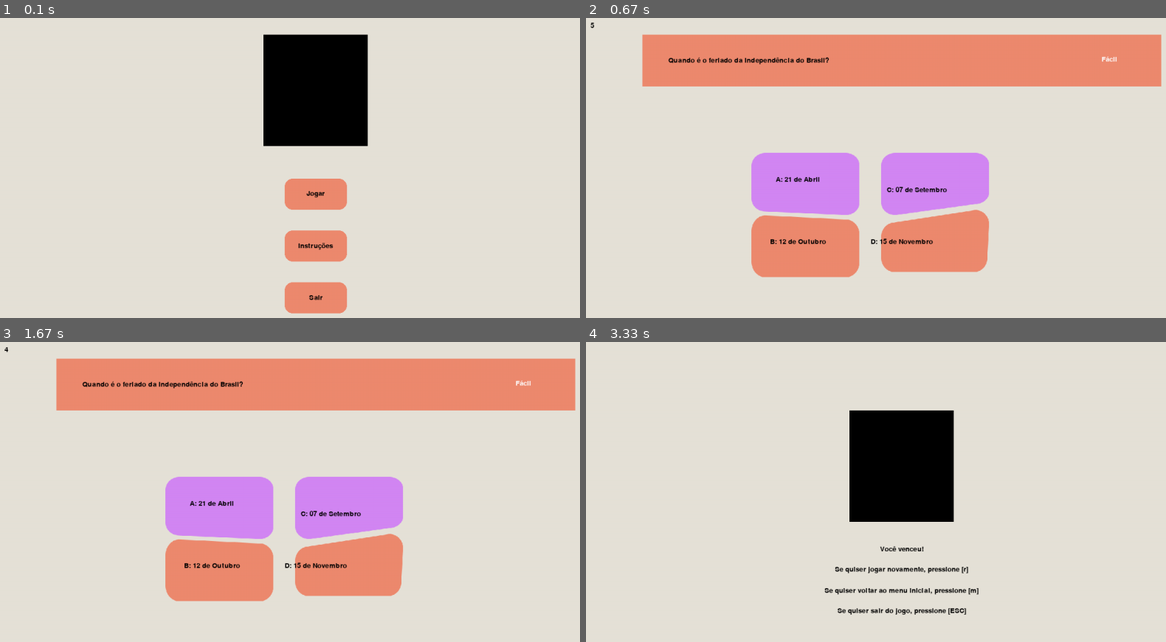
Above: before the commit, frames 1-4 (two rows, left to right).
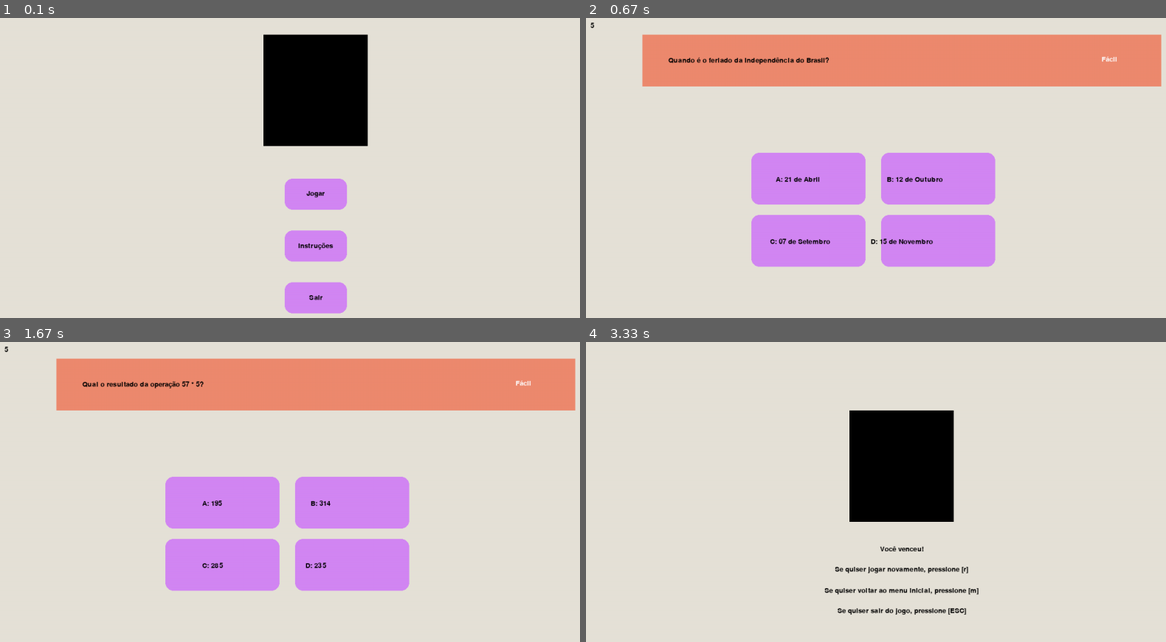
Above: after the commit, the same moments.

Repository: insper-classroom/devlife-23-1-projeto-pygame-jonas-pelegrina-gabriel-mendes
Game: pygame game, started from jogo.py
Same seed, same stepped clock (60 frames per second), same inputs: the game is played once before the commit and once after it.
Inputs (mouse positions are in pixels of both pictures, inside the frame that each line leads up to):
- Up to frame 1 (0.1 s): no input
- Up to frame 2 (0.67 s): click (899, 183) at 0.38 s
- Up to frame 3 (1.67 s): click "C: 07 de Setembro" at 0.72 s; click (220, 504) at 1.05 s, where only the run after the commit has a clickable "A: 10"; press the mouse at (220, 504) at 1.37 s; move the mouse to (197, 564) at 1.47 s; release the mouse at (168, 627) at 1.6 s
- Up to frame 4 (3.33 s): click (939, 564) at 1.72 s, where only the run after the commit has a clickable "D: 235"; click (939, 504) at 2.55 s, where only the run after the commit has a clickable "B: 314"; press the mouse at (939, 564) at 2.87 s; move the mouse to (893, 555) at 2.97 s; release the mouse at (841, 543) at 3.1 s; tap A at 3.17 s

The runs differ from the first frame. In frame 1, 3.3% of the frame differs, in the area x 48-60%, y 53-99%; in frame 2, 9.3%; in frame 3, 9.7%, in the area x 0-71%, y 1-87%; in frame 4, nothing differs.

Commit message:
Várias perguntas,Pontuação e mudança de cor do bt

Diff:
--- a/classes_e_objetos.py
+++ b/classes_e_objetos.py
@@ -14,5 +14,8 @@
             return True
         return False
 
-    def desenha(self, window):
-        draw.rect(window, LARANJA, (self.x, self.y, self.largura, self.altura),border_radius = 15)
+    def desenha(self, window, pressed):
+        if pressed == False:
+            draw.rect(window, ROXO, (self.x, self.y, self.largura, self.altura),border_radius = 15)
+        else:
+            draw.rect(window, LARANJA, (self.x, self.y, self.largura, self.altura),border_radius = 15)
--- a/jogo.py
+++ b/jogo.py
@@ -7,7 +7,6 @@
 from perguntas_e_respostas import *
 from funcoes import *
 
-
 # Inicia módulos do Pygame
 init()
 mixer.init()
@@ -48,7 +47,7 @@
 
         # Desenha botões
         for botao in botoes:
-            botao.desenha(window)
+            botao.desenha(window,False)
 
 
         # Desenha textos
@@ -101,11 +100,6 @@
 
 
         elif inicio_jogo:
-            # Criando retangulo
-            window.blit(retangulo_a,(350, 300))
-            window.blit(retangulo_b,(600, 300))
-            window.blit(retangulo_c,(350, 420))
-            window.blit(retangulo_d,(600, 410))
             # Pergunta do jogo
             draw.rect(window, LARANJA, (WIDTH/2 - 500, HEIGHT/10, 1000, 100))
             titulo = fonte_jogo.render(questao_sorteada_Fácil['titulo'], True, PRETO)
@@ -119,14 +113,26 @@
             resposta = questao_sorteada_Fácil['correta']
             #DESENHA O TITULO
             window.blit (titulo, (WIDTH/2 - 450, HEIGHT/10 - titulo.get_height()/2 + 50))
-            #DESENHA OS TEXTO DOS RETANGULOS
+            botoes_jogo = []
+            # Cria botões
+            botao_a = Botao(350, 300, 220, 100)
+            botao_b = Botao(600, 300 ,220, 100)
+            botao_c = Botao(350, 420, 220, 100)
+            botao_d = Botao(600, 420, 220, 100)
+            botoes_jogo.append(botao_a)
+            botoes_jogo.append(botao_b)
+            botoes_jogo.append(botao_c)
+            botoes_jogo.append(botao_d)
+
+            # Desenha botões
+            for botao in botoes_jogo:
+                botao.desenha(window,False)
+
+            # Desenha texto dos botões
             window.blit (opcao_a, (WIDTH/2 - opcao_a.get_width()/2 - 200, HEIGHT/10 - opcao_a.get_height()/2 + 280))
-            window.blit (opcao_b, (WIDTH/2 - opcao_b.get_width()/2 - 200, HEIGHT/10 - opcao_b.get_height()/2 + 400))
-            window.blit (opcao_c, (WIDTH/2 - opcao_c.get_width()/4, HEIGHT/10 - opcao_c.get_height()/2 + 300))
+            window.blit (opcao_b, (WIDTH/2 - opcao_c.get_width()/4, HEIGHT/10 - opcao_c.get_height()/2 + 280))
+            window.blit (opcao_c, (WIDTH/2 - opcao_b.get_width()/2 - 200, HEIGHT/10 - opcao_b.get_height()/2 + 400))
             window.blit (opcao_d, (WIDTH/2 - opcao_d.get_width()/2, HEIGHT/10 - opcao_d.get_height()/2 + 400))
-
-
-
 
             # Texto/Dificuldade
             nivel = fonte_jogo.render(questao_sorteada_Fácil['nivel'], True, BRANCO)
@@ -180,7 +186,6 @@
                         tela_de_inicio = False
                         inicio_jogo = True
                         questao_sorteada_Fácil = sorteia_questao(dicionario_classificado, 'Fácil')
-
                         # Timer do jogo
                         timer, texto = 5, '5'.rjust(3)
                         time.set_timer(USEREVENT, 1000)
@@ -205,6 +210,48 @@
                 if timer == 0:
                     inicio_jogo = False
                     tela_fim_de_jogo = True
+            if evento.type == MOUSEBUTTONUP:
+                if evento.button == 1:
+                    if botao_a.verifica_clique(evento.pos[0], evento.pos[1]):
+                        if resposta == "A":
+                            botao_a.desenha(window,True)
+                            pontuacao += 1
+                            print(pontuacao)
+                            inicio_jogo = True
+                            questao_sorteada_Fácil = sorteia_questao(dicionario_classificado, 'Fácil')
+                            # Timer do jogo
+                            timer, texto = 5, '5'.rjust(3)
+                            time.set_timer(USEREVENT, 1000)
+                    elif botao_b.verifica_clique(evento.pos[0], evento.pos[1]):
+                        if resposta == "B":
+                            botao_b.desenha(window,True)
+                            pontuacao += 1
+                            print(pontuacao)
+                            inicio_jogo = True
+                            questao_sorteada_Fácil = sorteia_questao(dicionario_classificado, 'Fácil')
+                            # Timer do jogo
+                            timer, texto = 5, '5'.rjust(3)
+                            time.set_timer(USEREVENT, 1000)
+                    elif botao_c.verifica_clique(evento.pos[0], evento.pos[1]):
+                        if resposta == "C":
+                            botao_c.desenha(window,True)
+                            pontuacao += 1
+                            print(pontuacao)
+                            inicio_jogo = True
+                            questao_sorteada_Fácil = sorteia_questao(dicionario_classificado, 'Fácil')
+                            # Timer do jogo
+                            timer, texto = 5, '5'.rjust(3)
+                            time.set_timer(USEREVENT, 1000)
+                    elif botao_d.verifica_clique(evento.pos[0], evento.pos[1]):
+                        if resposta == "D":
+                            botao_d.desenha(window,True)
+                            pontuacao += 1
+                            print(pontuacao)
+                            inicio_jogo = True
+                            questao_sorteada_Fácil = sorteia_questao(dicionario_classificado, 'Fácil')
+                            # Timer do jogo
+                            timer, texto = 5, '5'.rjust(3)
+                            time.set_timer(USEREVENT, 1000)
 
 
             elif evento.type == KEYDOWN and evento.key == K_a:
